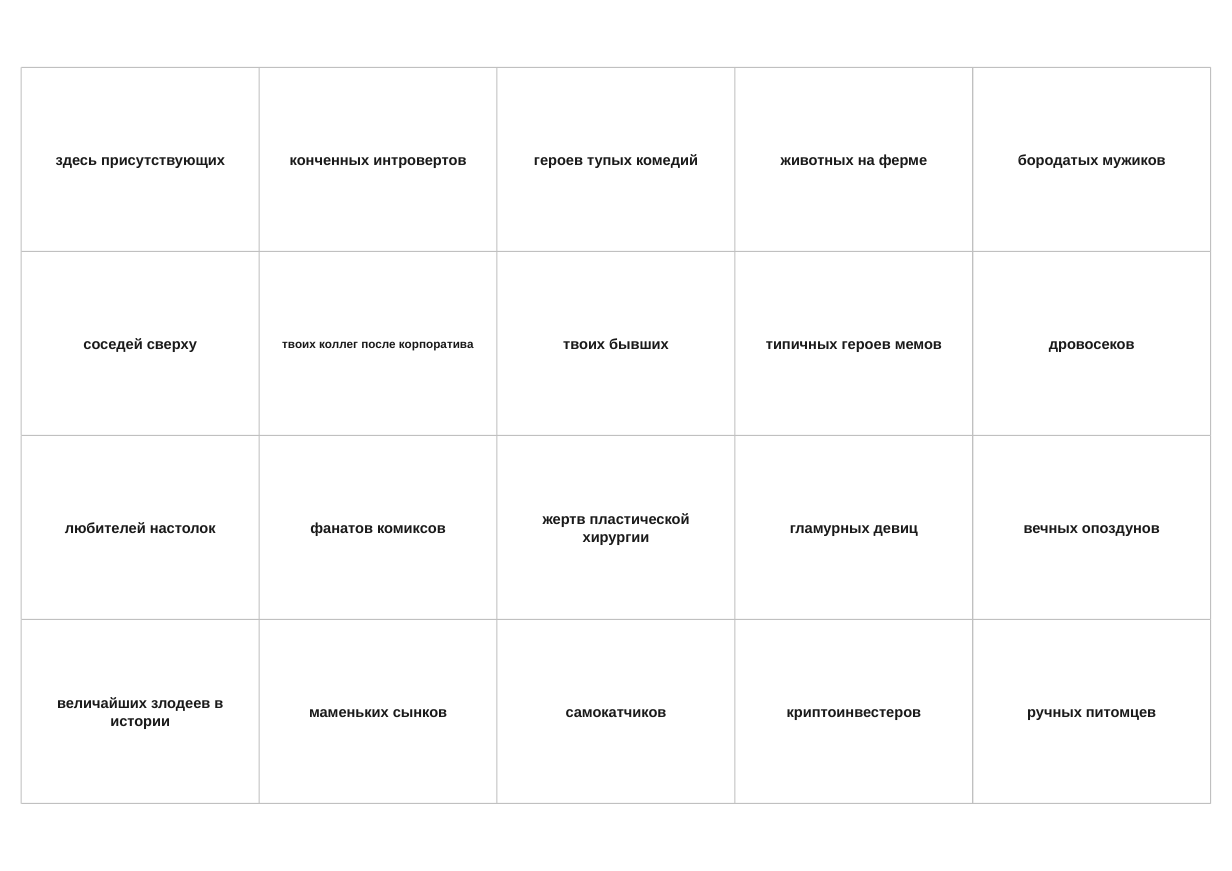
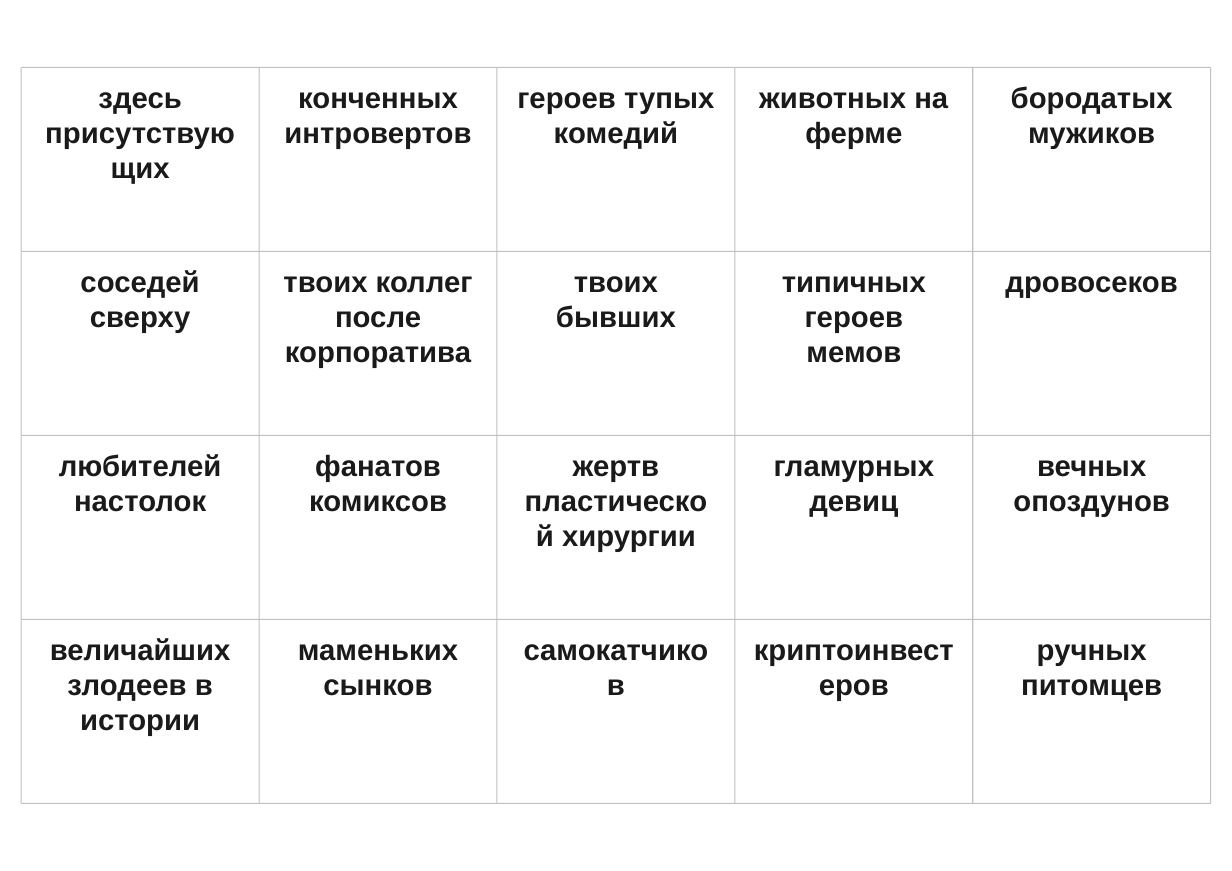
Before and after one commit to Tanion37/svet-moy-zerkalce, a slide deck: slide 2 of output/svet-moy-zerkalce-cards.pptx. Drawn at 1232x871 pixels with LibreOffice and Linux fonts; fonts in the diff are those of the drawing. Boxes give left, top, right and bottom in pixels: in the first picture for what was removed or moved away, otherwise in the second. Text is boxed around its words. In the diff, an @@ line names an element or a change of style, - is before the commit and + after.

```diff
--- a/output/svet-moy-zerkalce-cards.pptx
+++ b/output/svet-moy-zerkalce-cards.pptx
@@ text "твоих коллег после корпоратива" at <box>283,276,473,368</box>: size 8 to 20 pt; vertical alignment middle to top @@
@@ size 10 to 20 pt; vertical alignment middle to top in 19 elements at <box>98,92,181,114</box>, <box>284,92,471,149</box>, <box>517,92,714,149</box>, <box>759,92,948,149</box>, <box>1011,86,1173,149</box>, <box>80,270,199,333</box>, <box>556,276,676,328</box>, <box>782,276,926,363</box>, <box>1005,276,1177,298</box>, <box>59,454,222,512</box>, <box>309,454,447,512</box>, <box>562,460,696,552</box>, <box>774,460,934,517</box>, <box>1013,460,1170,517</box>, <box>50,638,231,736</box>, <box>298,644,458,696</box>, <box>506,626,727,797</box>, <box>743,626,964,797</box>, <box>1021,644,1162,701</box> @@
```
Also in this commit, not shown: 2 other slides changed, 2 other files.
